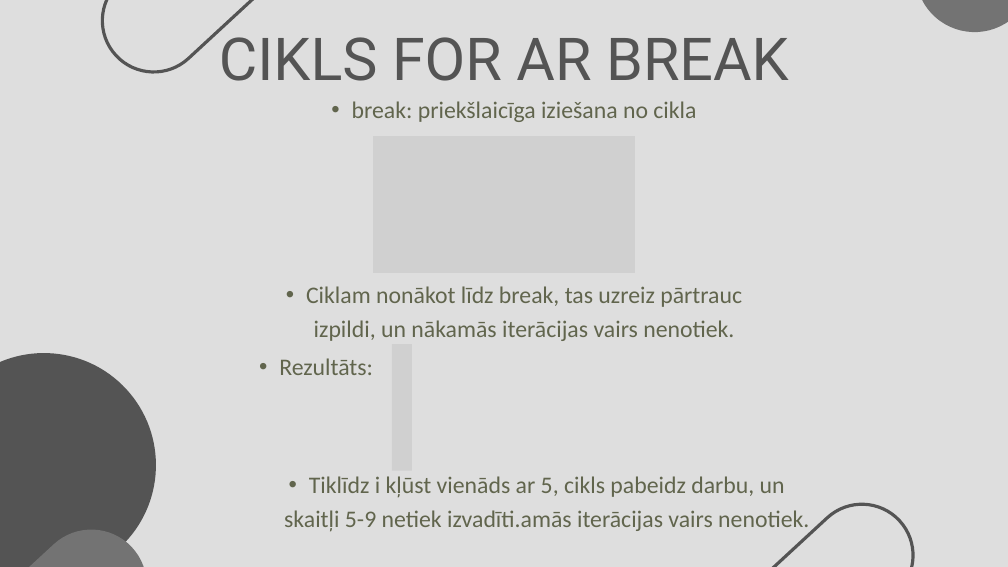
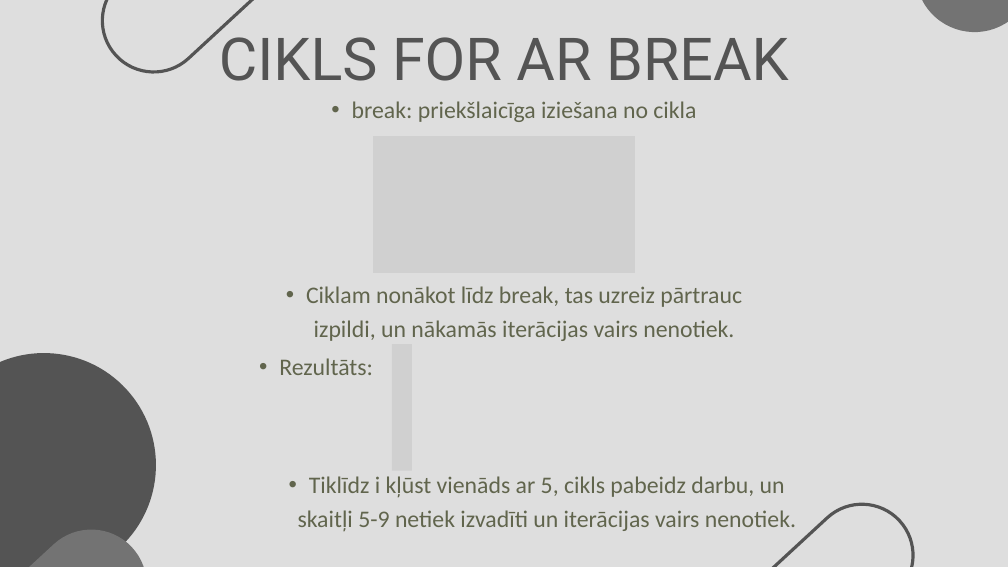
Before and after one commit to 123gleb123/Cecotkins_Eksamens2, a slide deck: slide 11 of Cikls ar skaitītāju programmēšanas valodā Python.pptx. Drawn at 1008x567 pixels with LibreOffice and Linux fonts; fonts in the diff are those of the drawing; grey boxes stand for pictures. Boxes give left, top, right and bottom in pixels: in the first picture for what was removed or moved away, otherwise in the second. Text is boxed around its words. In the diff, an @@ line names an element or a change of style, - is before the commit and + after.

```diff
--- a/Cikls ar skaitītāju programmēšanas valodā Python.pptx
+++ b/Cikls ar skaitītāju programmēšanas valodā Python.pptx
@@ text at box(298, 476, 796, 531): text changed @@
-  • Tiklīdz i kļūst vienāds ar 5, cikls pabeidz darbu, un skaitļi 5-9 netiek izvadīti.amās iterācijas vairs nenotiek.
+  • Tiklīdz i kļūst vienāds ar 5, cikls pabeidz darbu, un skaitļi 5-9 netiek izvadīti un iterācijas vairs nenotiek.
```
Also in this commit, not shown: 1 other slide changed.
